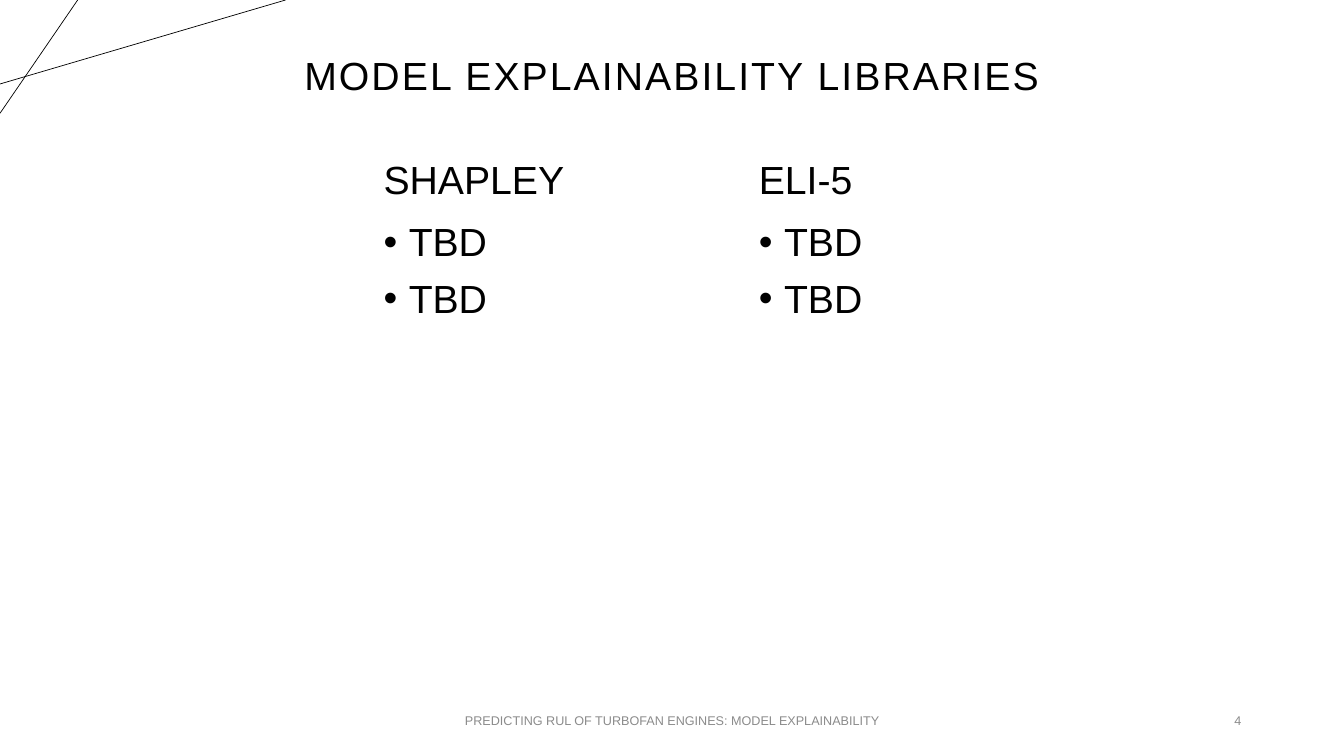
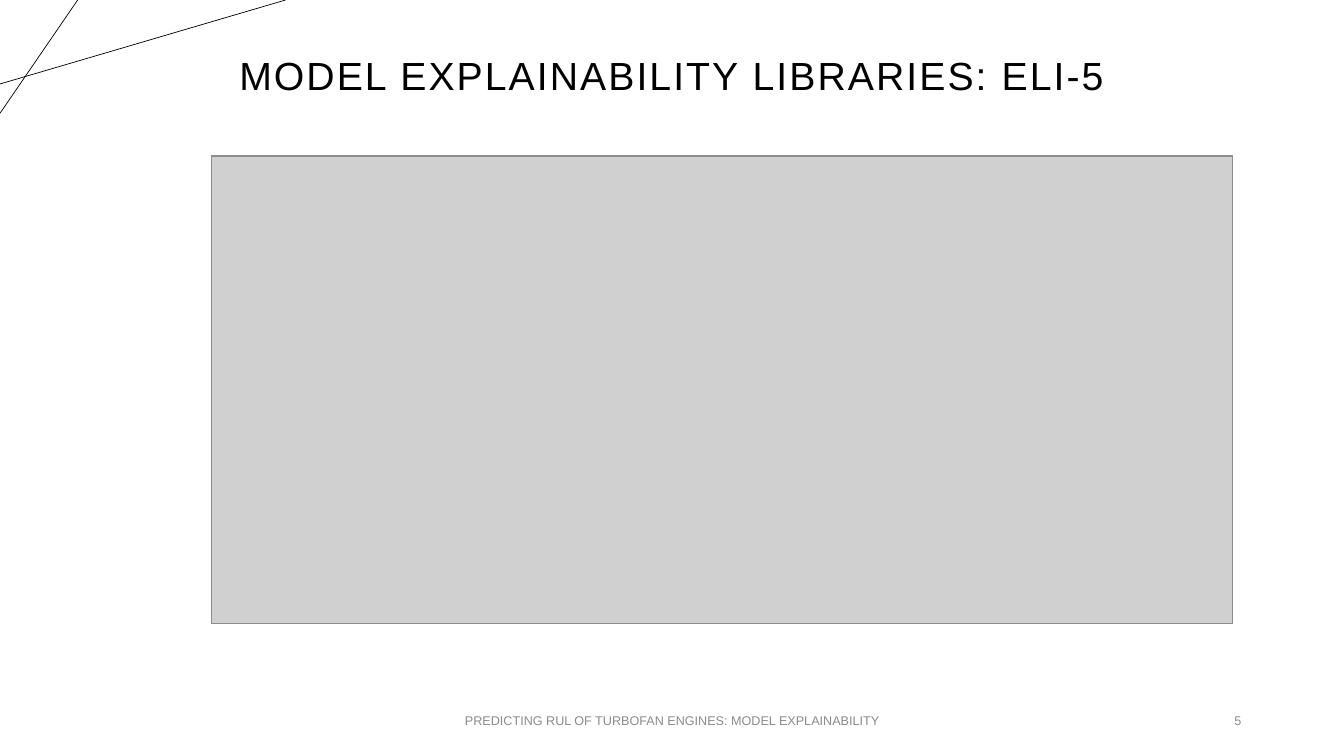
Before and after one commit to ddealwis09/Remaining_Useful_Life, a slide deck: slide 5 of docs/Data Pipeline Diagram and Model Explainability.pptx (slide 4 before the commit). Drawn at 1344x756 pixels with LibreOffice and Linux fonts; fonts in the diff are those of the drawing; grey boxes stand for pictures. Boxes give left, top, right and bottom in pixels: in the first picture for what was removed or moved away, otherwise in the second. Text is boxed around its words. In the diff, an @@ line names an element or a change of style, - is before the commit and + after.

```diff
--- a/docs/Data Pipeline Diagram and Model Explainability.pptx
+++ b/docs/Data Pipeline Diagram and Model Explainability.pptx
@@ title at [239, 62, 1104, 91]: text changed @@
-MODEL EXPLAINABILITY LIBRARIES
+MODEL EXPLAINABILITY LIBRARIES: ELI-5
@@ picture added at [212, 156, 1233, 623] @@
@@ text removed at [384, 166, 565, 195] @@
-SHAPLEY
@@ text removed at [759, 167, 853, 195] @@
-ELI-5
@@ text removed at [409, 229, 487, 313] @@
-• TBD
-• TBD
@@ text removed at [784, 229, 862, 313] @@
-• TBD
-• TBD
@@ page number at [1234, 716, 1241, 725]: text changed @@
-4
+5
```
Also in this commit, not shown: 1 slide added, 2 other files.
